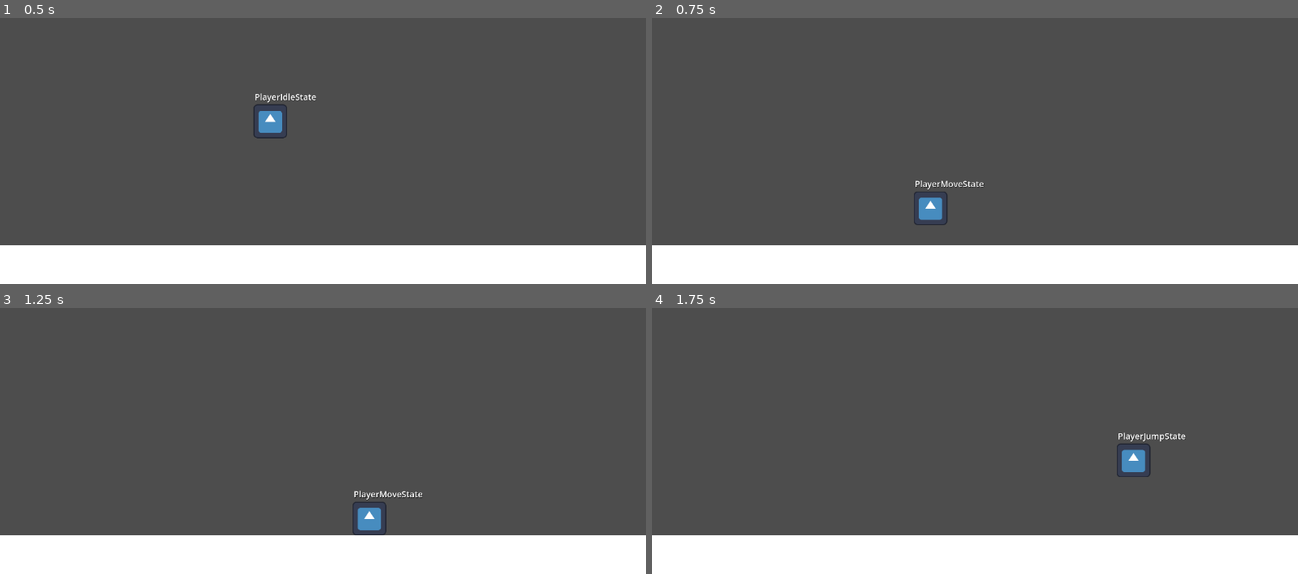
Above: before the commit, frames 1-4 (two rows, left to right).
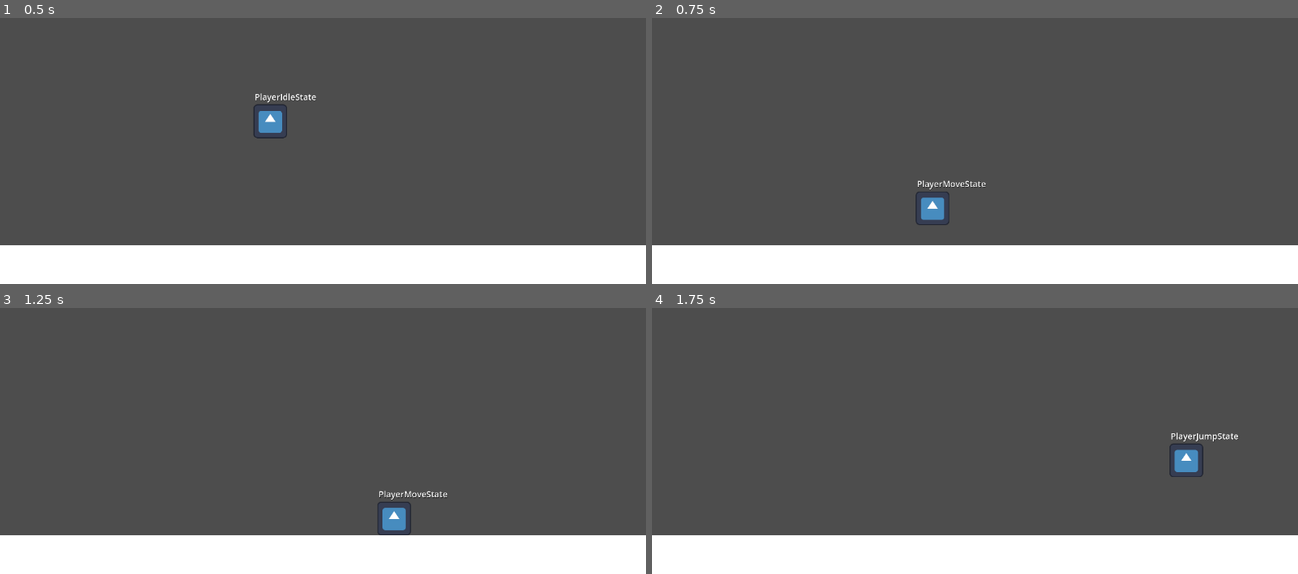
Above: after the commit, the same moments.

Repository: ReusableChopsticks/Platformer2024
Game: Godot game, scene res://scenes/environment/level.tscn
Same seed, same stepped clock (60 frames per second), same inputs: the game is played once before the commit and once after it. The engine's default icon, where the game draws it, is replaced by a stand-in: a white triangle on a blue panel in a dark square.
Inputs:
- Up to frame 1 (0.5 s): no input
- Up to frame 2 (0.75 s): hold Right (right) from 0.53 s (still down); hold Space (jump) from 0.53 s (still down)
- Up to frame 3 (1.25 s): keep holding Right (right); keep holding Space (jump)
- Up to frame 4 (1.75 s): keep holding Right (right); release Space (jump) at 1.28 s; tap Space (jump) at 1.35, 1.52 s

Frame 1 is identical in both runs. In frame 2, 0.4% of the frame differs, in the area x 40-52%, y 61-78%; in frame 3, 1.0%; in frame 4, 1.1%, in the area x 71-91%, y 46-64%.

Commit message:
exported variables and readability to jump state

Diff:
--- a/scenes/player/PlayerJumpState.gd
+++ b/scenes/player/PlayerJumpState.gd
@@ -4,39 +4,41 @@
 @export var jump_force: int = -600
 @export_range(0, 1.0) var jump_apex_mult: float = 0.7
 @export_range(1, 3) var jump_release_mult: float = 2
+@export_range(0, 1) var air_move_mult: float = 0.7
+@export_range(0, 1) var air_friction_mult: float = 0.2
 var curr_dir: float = 0
-var peak_reached: bool = false
-var jump_released: bool = false
+var is_peak_reached: bool = false
+var is_jump_released: bool = false
 
 func enter():
 	player.velocity.y = jump_force
 	curr_dir = signf(player.velocity.x)
-	peak_reached = false
-	jump_released = false
+	is_peak_reached = false
+	is_jump_released = false
 
 func physics_update(delta: float):
 	if (player.is_on_floor()):
 		transitioned.emit(self, "PlayerIdleState")
 
+	# left and right movement
 	if (Input.get_axis("left", "right")):
-		move_x(delta, 0.7)
+		move_x(delta, air_move_mult)
 	else:
-		friction_x(delta, curr_dir, 0.2)
-	#move_x(delta, 0.5)
-	#friction_x(delta, curr_dir, decel_rate)
+		friction_x(delta, curr_dir, air_friction_mult)
 
-	if (!jump_released and !Input.is_action_pressed("jump")):
-		jump_released = true
+	if (!is_jump_released and !Input.is_action_pressed("jump")):
+		is_jump_released = true
 
 	# update jump peak reached flag based on y velocity
-	if (!peak_reached):
-		peak_reached = player.velocity.y > 0
+	# apex multiplier will be applied when y velocity is above 0 and below 100
+	if (!is_peak_reached):
+		is_peak_reached = player.velocity.y > 0
 	else:
-		peak_reached = player.velocity.y < 100
+		is_peak_reached = player.velocity.y < 100
 
 	# apply gravity multiplier after jump peak is reached
-	var _release_mult = jump_release_mult if jump_released else 1
-	if (peak_reached):
+	var _release_mult = jump_release_mult if is_jump_released else 1
+	if (is_peak_reached):
 		apply_gravity(delta, jump_apex_mult * _release_mult)
 	else:
 		apply_gravity(delta, _release_mult)
--- a/scenes/player/PlayerState.gd
+++ b/scenes/player/PlayerState.gd
@@ -30,12 +30,12 @@
 	# apply counter force when moving in opposite direction
 	if (direction and player.velocity.x and direction != signf(player.velocity.x)):
 		vel += direction * config.move_speed * config.counter_dir_force_mult * delta
-		print("COUNTER!!!")
 
 	player.velocity.x = clampf(vel, -config.move_speed, config.move_speed)
 
 # applies a friction force AGAINST the supplied direction (the current direction of the player)
 func friction_x(delta: float, dir: int, multiplier: float = 1):
+	var direction = signf(Input.get_axis("left", "right"))
 	if (is_zero_approx(player.velocity.x)):
 		# stop applying friction if the player has stopped
 		return
--- a/scenes/player/player.tscn
+++ b/scenes/player/player.tscn
@@ -40,6 +40,7 @@
 
 [node name="MoveConfig" type="Node" parent="StateMachine"]
 script = ExtResource("3_41vn7")
+move_speed = 500
 
 [node name="PlayerState" type="Node" parent="StateMachine"]
 script = ExtResource("3_2av4n")
